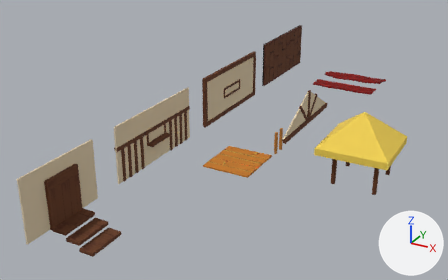
The Blender file Blender/BeachTown/BeachTown.blend: old version first, new version second.
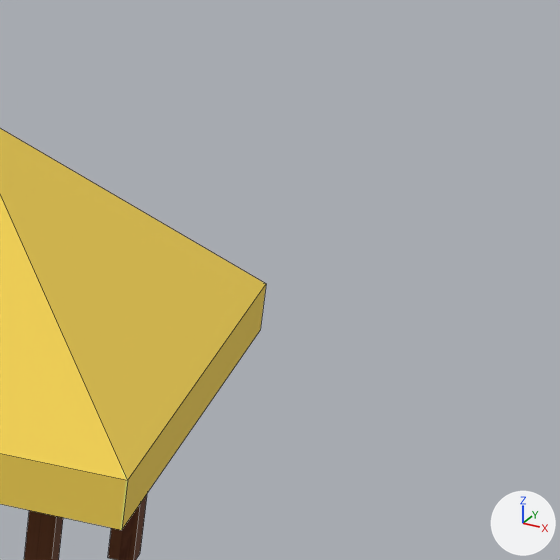
Old and new are each drawn whole from a camera (50 mm lens) standing at (196.5, -193.7, 157.8) and looking at (27.7, 113.2, 4.3) and again close up on the part from 83% to 100% of the width and 35% to 62% of the height. The axes (+X, +Y, +Z) are drawn at lower right. The lights are the same throughout. The last two pictures show the newer version. The close-ups show mesh edges as thin lines.
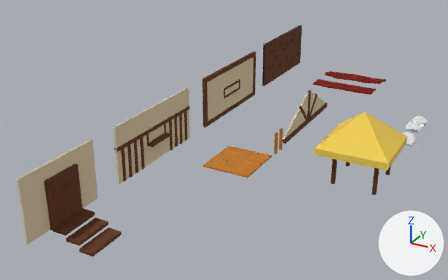
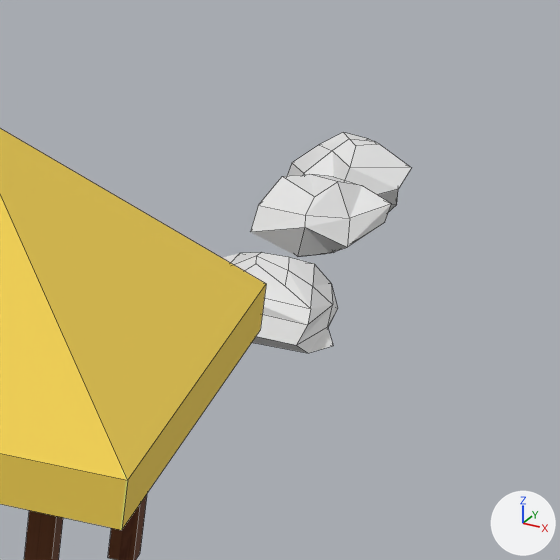
What the commit changed:
Mesh me_cube_043 is new.
It has 30 vertices, 28 faces and spans x -7.12..4.51, y -4.62..6.39, z -5.1..2.89.
Mesh me_cube_041 is new.
It has 30 vertices, 28 faces and spans x -6.69..6.59, y -5.81..5.56, z -4.48..3.2.
Object 'Cube.032' (ob_cube_032) is new; it shows me_cube_043.
Its location is (120.84, 231.62, -5.97).
Its rotation in degrees is (181, 181, -47).
Object 'Cube.031' (ob_cube_031) is new; it shows a copy of me_cube_043.
Its location is (120.84, 214.79, -5.97).
Its rotation in degrees is (0, 180, -133).
Object 'Cube.030' (ob_cube_030) is new; it shows me_cube_041.
Its location is (120.84, 196.18, -5.97).

Location of each change, (x1, y1, x2, y2) in pixels of the close-ups (560 x 560 px):
'Cube.031', added: after (250, 174, 392, 257)
'Cube.030', added: after (223, 252, 338, 353)
'Cube.032', added: after (287, 132, 411, 211)
